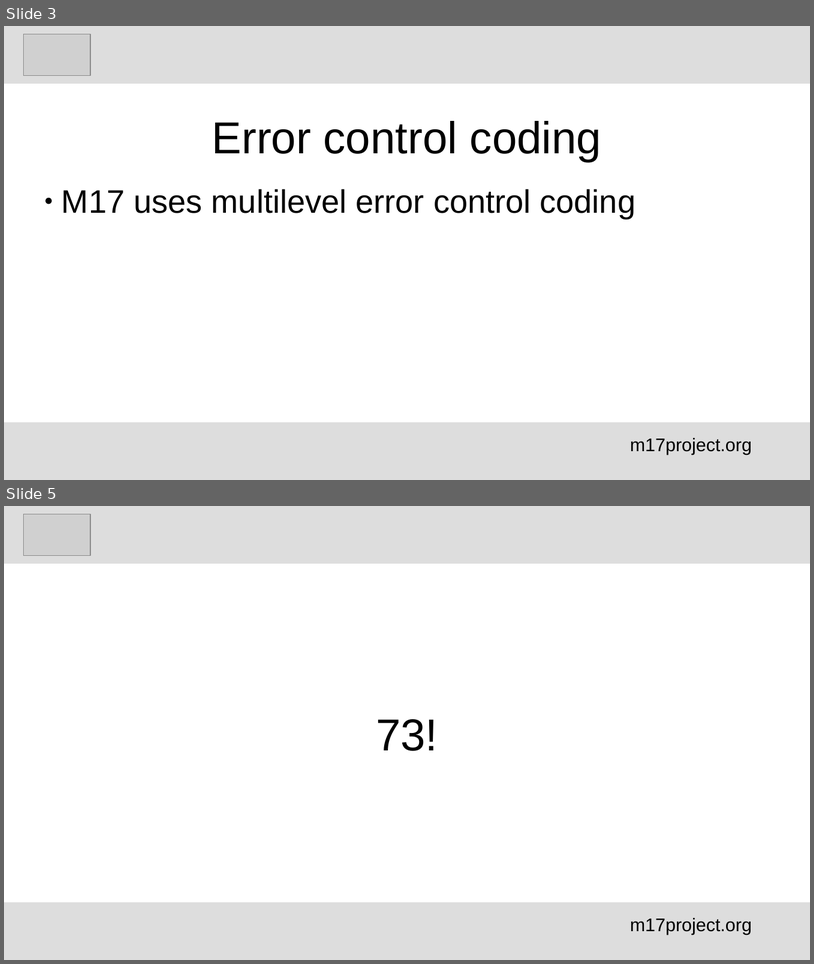
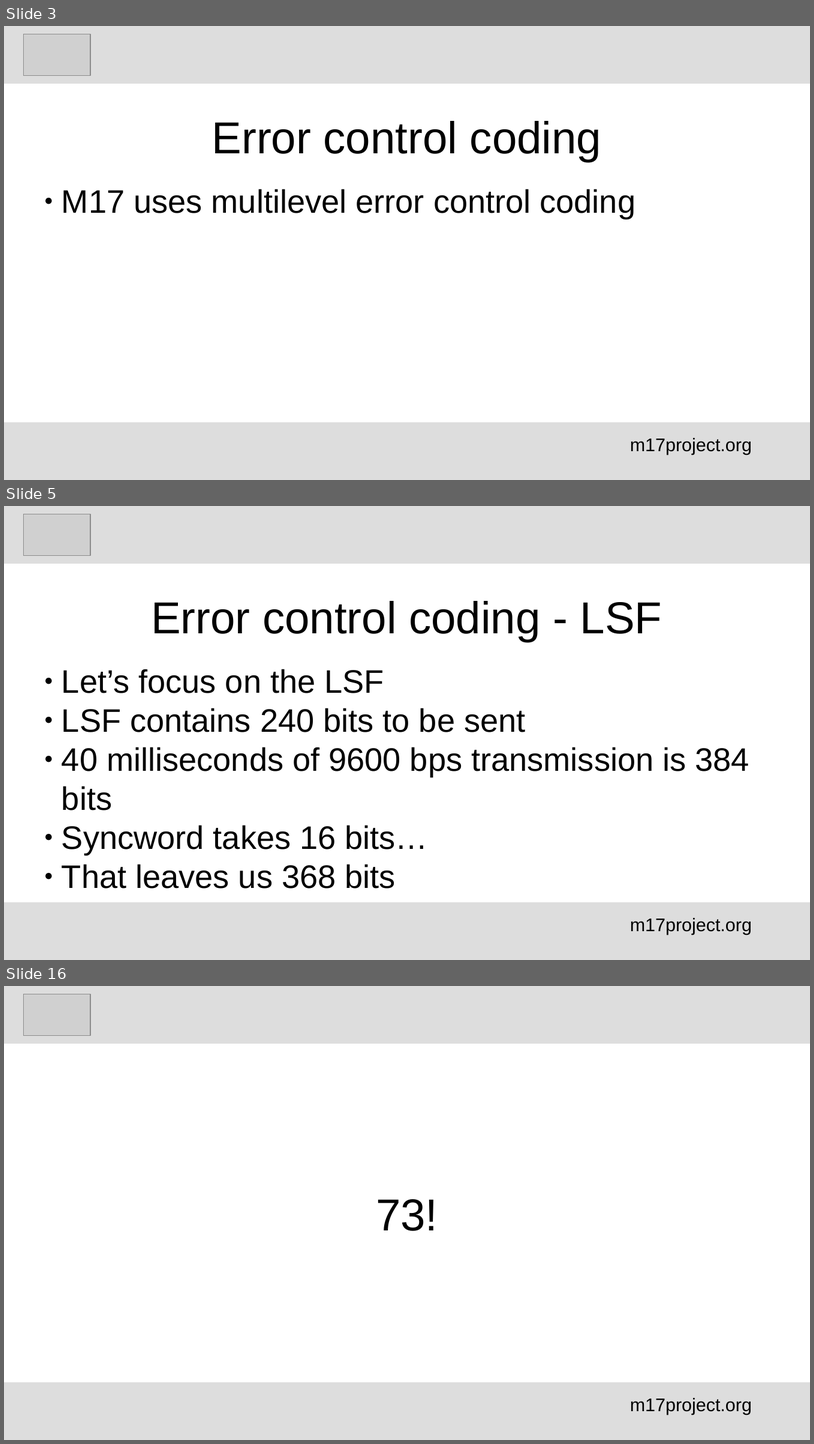
Before and after one commit to M17-Project/M17_education, a slide deck: English/M17_error control_schemes_en.odp. Shown one above the other, each under a label of ours: slides 3 and 5 before the commit, slides 3, 5 and 16 after it; the slides between them are not shown. The pictures are 814x964 and 814x1444 pixels, drawn with LibreOffice and Linux fonts; fonts in the diff are those of the drawing; grey boxes stand for pictures. Boxes give left, top, right and bottom in pixels: in the first picture for what was removed or moved away, otherwise in the second. Text is boxed around its words. In the diff, an @@ line names an element or a change of style, - is before the commit and + after.

```diff
--- a/English/M17_error control_schemes_en.odp
+++ b/English/M17_error control_schemes_en.odp
@@ slide 5 added at (x1=4, y1=506, x2=810, y2=960), background #FFFFFF @@
@@ rectangle added at (x1=4, y1=506, x2=810, y2=564), fill #DDDDDD @@
@@ picture added at (x1=23, y1=514, x2=90, y2=556) @@
@@ title added at (x1=151, y1=601, x2=663, y2=642), 44 pt, text #000000 @@
+Error control coding - LSF
@@ subtitle added at (x1=62, y1=669, x2=750, y2=888), 32 pt, text #000000 @@
+● Let’s focus on the LSF
+● LSF contains 240 bits to be sent
+● 40 milliseconds of 9600 bps transmission is 384 bits
+● Syncword takes 16 bits…
+● That leaves us 368 bits
@@ rectangle added at (x1=4, y1=902, x2=810, y2=960), fill #DDDDDD @@
@@ text added at (x1=630, y1=918, x2=752, y2=934), 18 pt, text #000000 @@
+m17project.org
@@ what was slide 5 is now slide 16 @@
```
Also in this commit, not shown: 2 slides changed, 10 other slides added, 1 other file.
